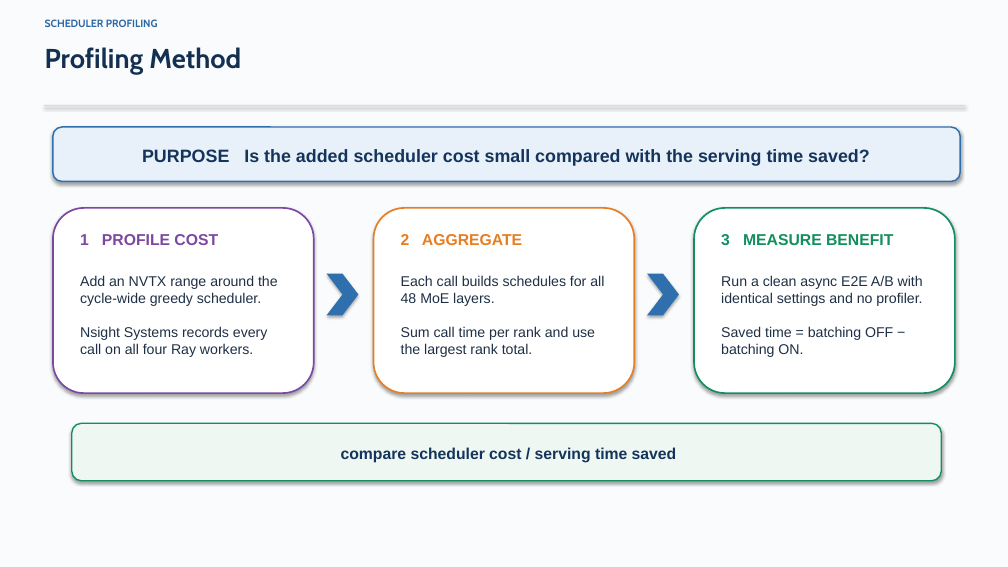
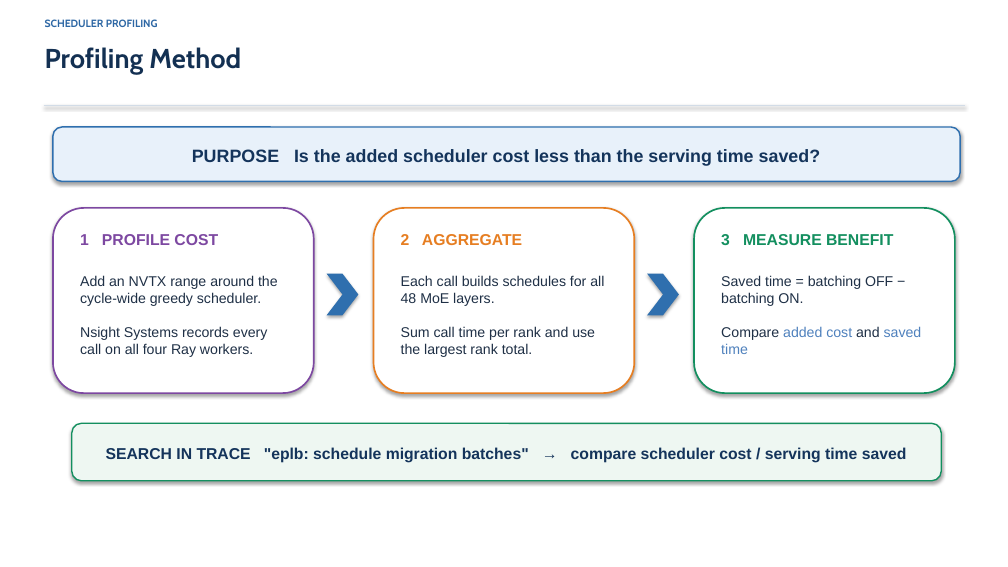
Before and after one commit to DOCCA0/vllm, a slide deck: slide 14 of benchmarks/eplb_rebalance/presentation/eplb_migration_batching.pptx. Drawn at 1008x567 pixels with LibreOffice and Linux fonts; fonts in the diff are those of the drawing. Boxes give left, top, right and bottom in pixels: in the first picture for what was removed or moved away, otherwise in the second. Text is boxed around its words. In the diff, an @@ line names an element or a change of style, - is before the commit and + after.

```diff
--- a/benchmarks/eplb_rebalance/presentation/eplb_migration_batching.pptx
+++ b/benchmarks/eplb_rebalance/presentation/eplb_migration_batching.pptx
@@ rectangle removed at (0, 0, 1008, 567) @@
@@ text in rounded rectangle at (192, 149, 821, 166): text changed @@
-PURPOSE Is the added scheduler cost small compared with the serving time saved?
+PURPOSE Is the added scheduler cost less than the serving time saved?
@@ text at (721, 275, 922, 354): text changed @@
-Run a clean async E2E A/B with identical settings and no profiler.
-Saved time = batching OFF − batching ON.
+Saved time = batching OFF − batching ON.
+Compare added cost and saved time
@@ text in rounded rectangle at (106, 447, 907, 463): text changed @@
-compare scheduler cost / serving time saved
+SEARCH IN TRACE "eplb: schedule migration batches" → compare scheduler cost / serving time saved
```
Also in this commit, not shown: 13 other slides changed, 3 other files.
